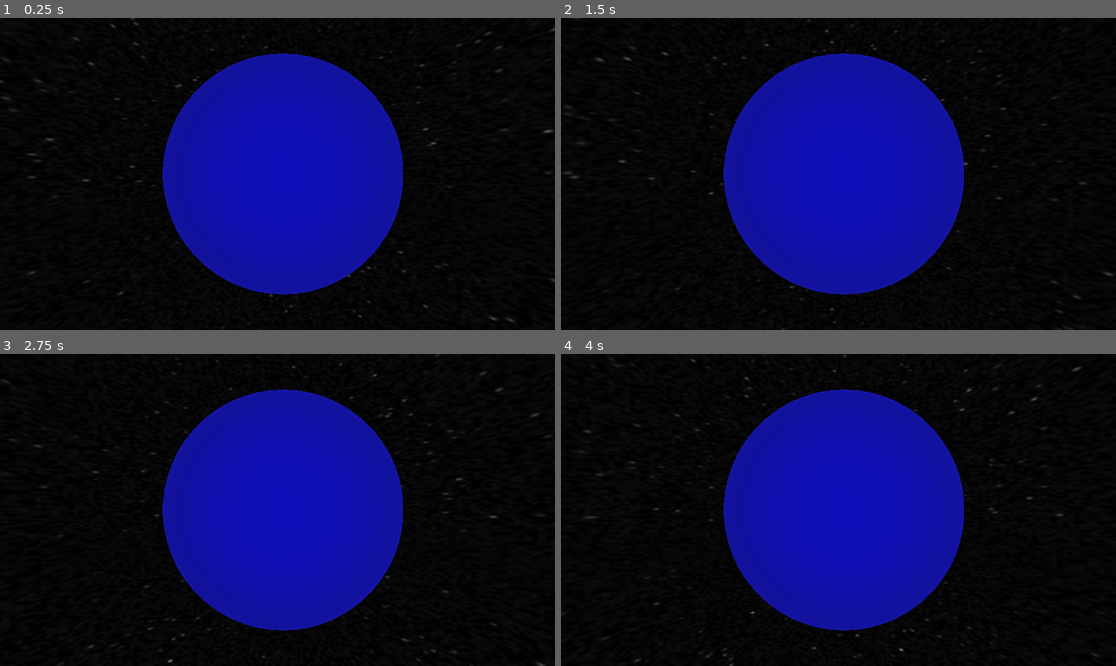
Above: before the commit, frames 1-4 (two rows, left to right).
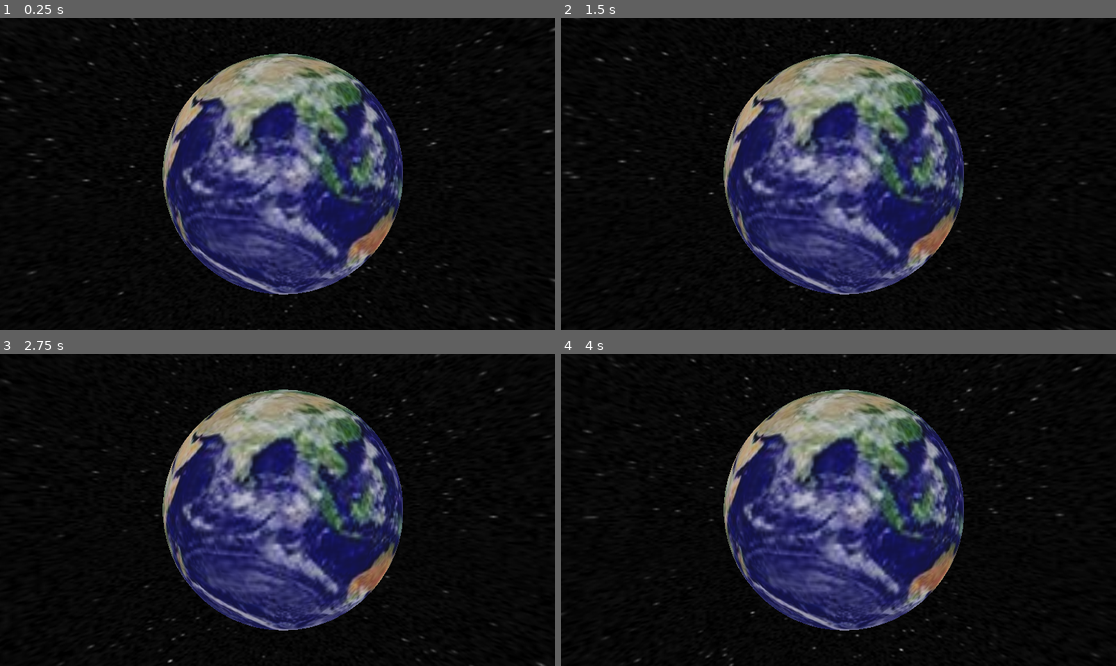
Above: after the commit, the same moments.

Repository: ProsESportu/hackathon2026
Game: Godot game, scene res://collision_shape_3d.tscn
Two runs of this game, one before a commit and one after it. Both use one fixed random seed, a clock stepped at 60 frames per second and the inputs below.
Inputs:
- Up to frame 1 (0.25 s): no input
- Up to frame 2 (1.5 s): no input
- Up to frame 3 (2.75 s): no input
- Up to frame 4 (4 s): no input

The runs differ from the first frame. In frame 1, 26% of the frame differs, in the area x 29-99%, y 11-89%; in frame 2, 26%; in frame 3, 26%; in frame 4, 26%, in the area x 29-93%, y 4-96%.

Commit message:
Added earth texture

Diff:
--- a/collision_shape_3d.tscn
+++ b/collision_shape_3d.tscn
@@ -1,6 +1,7 @@
 [gd_scene format=3 uid="uid://rf1v4ikjatxb"]
 
 [ext_resource type="Script" uid="uid://dileodbch8j1l" path="res://sun_mesh_gen.gd" id="1_a87sn"]
+[ext_resource type="Texture2D" uid="uid://bqhnpbe5qp2ec" path="res://earth_texture.jpg" id="2_a87sn"]
 
 [sub_resource type="Gradient" id="Gradient_lixys"]
 offsets = PackedFloat32Array(0, 0.5215947, 0.8006644, 0.820598, 0.8604651, 1)
@@ -27,6 +28,7 @@
 sky = SubResource("Sky_lixys")
 ambient_light_source = 1
 reflected_light_source = 1
+tonemap_mode = 2
 
 [sub_resource type="PhysicsMaterial" id="PhysicsMaterial_e68kw"]
 
@@ -35,7 +37,7 @@
 [sub_resource type="SphereShape3D" id="SphereShape3D_lixys"]
 
 [sub_resource type="StandardMaterial3D" id="StandardMaterial3D_a87sn"]
-albedo_color = Color(0, 0, 1, 1)
+albedo_texture = ExtResource("2_a87sn")
 
 [sub_resource type="SphereMesh" id="SphereMesh_pv212"]
 material = SubResource("StandardMaterial3D_a87sn")
Binary file added: earth_texture.jpg
Not shown, added: earth_texture.jpg.import
